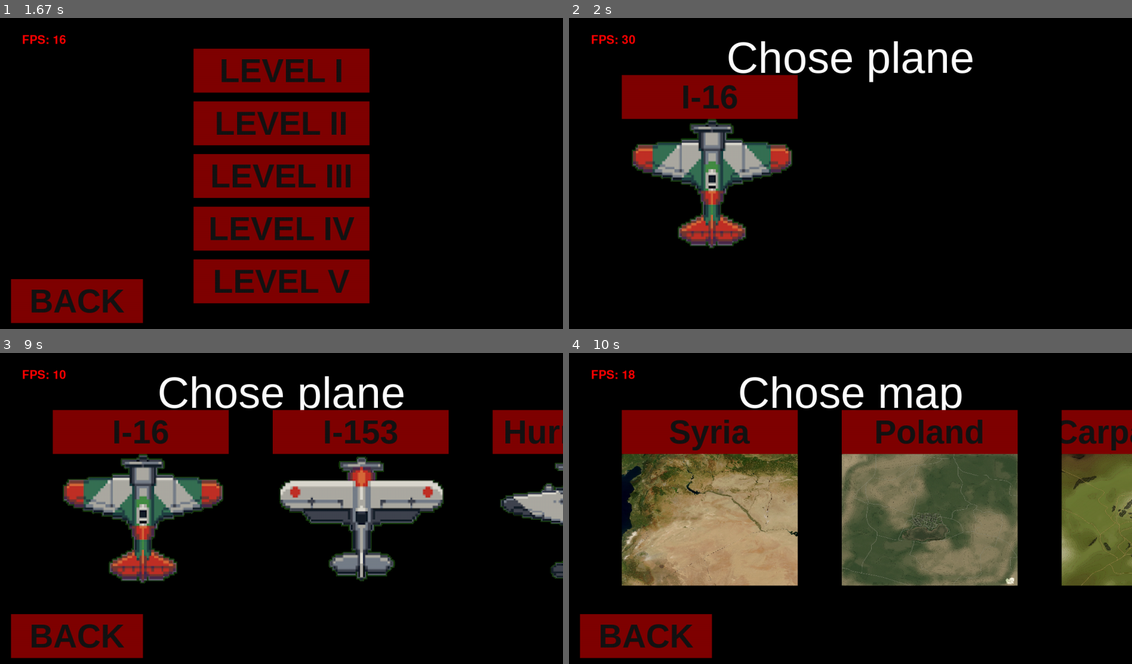
Above: before the commit, frames 1-4 (two rows, left to right).
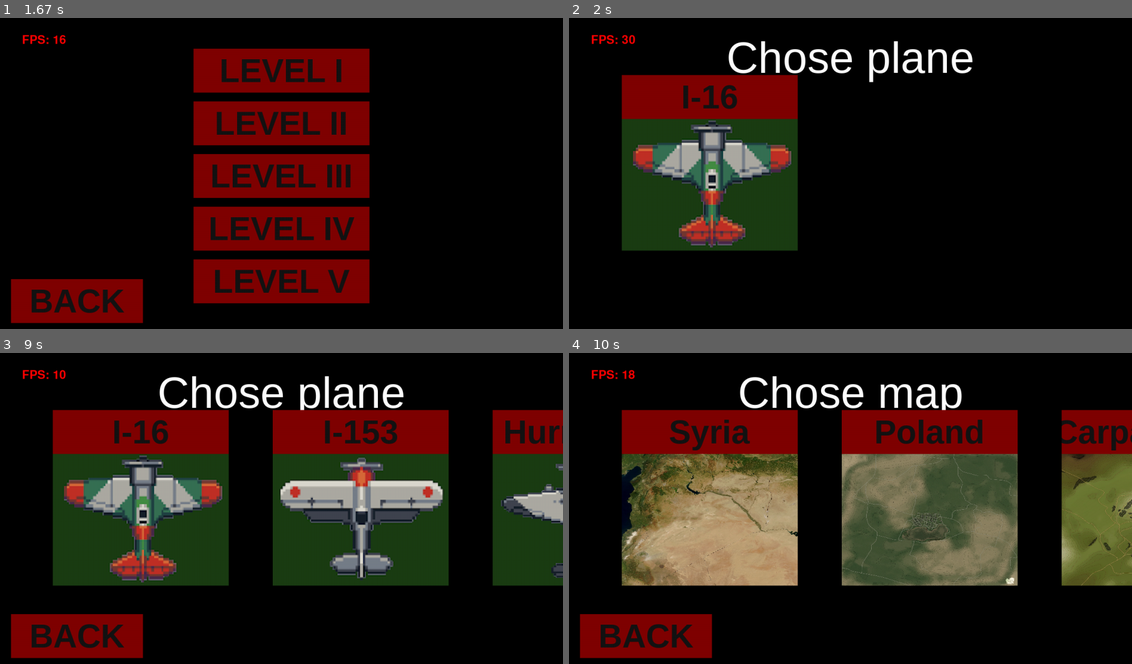
Above: after the commit, the same moments.

Repository: AndyCreator8/pygame_project_1
Game: pygame game, started from another_main.py
Two runs of this game, one before a commit and one after it. Both use one fixed random seed, a clock stepped at 60 frames per second and the inputs below.
Inputs (mouse positions are in pixels of both pictures, inside the frame that each line leads up to):
- Up to frame 1 (1.67 s): press the mouse at (281, 126) at 0.37 s; move the mouse to (287, 198) at 0.47 s; release the mouse at (298, 269) at 0.6 s; press the mouse at (281, 126) at 0.7 s; move the mouse to (180, 195) at 0.8 s; release the mouse at (84, 266) at 0.93 s; press the mouse at (281, 126) at 1.03 s; move the mouse to (225, 126) at 1.13 s; release the mouse at (163, 123) at 1.27 s; press the mouse at (281, 126) at 1.37 s; move the mouse to (354, 92) at 1.47 s; release the mouse at (427, 55) at 1.6 s
- Up to frame 2 (2 s): press the mouse at (647, 301) at 1.7 s; move the mouse to (811, 198) at 1.8 s; release the mouse at (974, 98) at 1.93 s
- Up to frame 3 (9 s): press the mouse at (281, 458) at 2.03 s; move the mouse to (230, 539) at 2.13 s; release the mouse at (180, 623) at 2.27 s; press the mouse at (78, 636) at 7.87 s; move the mouse to (208, 570) at 7.97 s; release the mouse at (332, 508) at 8.1 s; press the mouse at (78, 636) at 8.2 s; move the mouse to (225, 580) at 8.3 s; release the mouse at (371, 527) at 8.43 s; press the mouse at (78, 636) at 8.53 s; move the mouse to (208, 592) at 8.63 s; release the mouse at (337, 548) at 8.77 s; press the mouse at (78, 636) at 8.87 s; move the mouse to (264, 524) at 8.97 s
- Up to frame 4 (10 s): release the mouse at (1025, 412) at 9.1 s; press the mouse at (647, 636) at 9.2 s; move the mouse to (721, 580) at 9.3 s; release the mouse at (799, 527) at 9.43 s; press the mouse at (709, 430) at 9.53 s; move the mouse to (675, 471) at 9.63 s; release the mouse at (642, 511) at 9.77 s; press the mouse at (850, 405) at 9.87 s; move the mouse to (856, 480) at 9.97 s

Frame 1 is identical in both runs. In frame 2, 8.0% of the frame differs, in the area x 9-41%, y 32-75%; in frame 3, 20%, in the area x 9-100%, y 32-75%; in frame 4, less than 0.1%.

Commit message:
Update another_main.py

Diff:
--- a/another_main.py
+++ b/another_main.py
@@ -1,20 +1,3 @@
-import json
-import math
-import os
-import random
-import sys
-from math import sin, cos, acos, degrees, radians
-import pygame
-import screeninfo
-pygame.init()
-map_size = 10000, 10000
-for monitor in screeninfo.get_monitors():
-    screen = pygame.display.set_mode((monitor.width, monitor.height), pygame.FULLSCREEN)
-    break
-size = width, height = screen.get_size()
-center = (width // 2, height // 2)
-font = pygame.font.Font(None, 40)
-in_game = False
 import json
 import math
 import os
@@ -123,6 +106,7 @@
 
     for i in range(plane.bomblimit):
         plane.bombs.append(Bomb())
+
     for i in range(3):
         Target()
     tcr = TargetCross()
@@ -531,7 +515,7 @@
         self.buttonSurface = pygame.Surface((self.bwidth, self.bheight))
         self.buttonRect = pygame.Rect(self.x, self.y, self.bwidth, self.bheight)
         if buttonImg:
-            self.image = scale(load_image(buttonImg, colorkey=-1), self.bwidth, 300)
+            self.image = scale(load_image(buttonImg), self.bwidth, 300)
             self.img_rect = self.image.get_rect()
             self.img_rect.x = self.x
             self.img_rect.y = self.y + self.bheight
@@ -751,7 +735,7 @@
         self.t = 0
         self.clock = pygame.time.Clock()
         self.clock.tick()
-        self.tick = lambda: self.clock.tick(120)
+        self.tick = lambda: self.clock.tick(60)
 
     def update(self, *args):
         self.realv = self.v - plane.vector
@@ -1050,7 +1034,7 @@
         self.t = 0
         self.clock = pygame.time.Clock()
         self.clock.tick()
-        self.tick = lambda: self.clock.tick(120)
+        self.tick = lambda: self.clock.tick(60)
         self.deltat = 0
 
         self.rect = self.image.get_rect()
@@ -1328,7 +1312,7 @@
         angle, range = self.get_angle(self.v.angle)
         if -175 > angle > -195:
             if -150 > angle > -210:
-                if range < 1200:
+                if range < 700:
                     self.shoot()
             if self.animation_sc < 6:
                 self.animation_sc += 1
@@ -1337,7 +1321,7 @@
             if range > 200:
                 if self.rockets and self.launched_rockets < 2 and self.rocketlimit and self.t - self.prev_rocket_t >= 4:
                     self.launched_rockets += 1
-                    Rocket(Vector(15, self.v.angle), self.rect.center, plane, self)
+                    Rocket(Vector(25, self.v.angle), self.rect.center, plane, self)
                     self.rocketlimit -= 1
                     self.prev_rocket_t = self.t
         else:
@@ -1366,8 +1350,8 @@
         if self.bulletlimit > 1 and self.t - self.prev_bullet_t >= 0.1:
             angle_rad = math.radians(-self.v.angle - 90)
             if self.guns == 1:
-                new_x = self.rect.centerx + (math.cos(angle_rad)) - (100 * math.sin(angle_rad))
-                new_y = self.rect.centery + (math.sin(angle_rad)) + (100 * math.cos(angle_rad))
+                new_x = self.rect.centerx + (math.cos(angle_rad)) - (math.sin(angle_rad))
+                new_y = self.rect.centery + (50 * math.sin(angle_rad)) + (50 * math.cos(angle_rad))
                 Bullet(Vector(self.bulletspeed, self.v.angle), (new_x, new_y), self.bltdmg, self.spread)
                 self.bulletlimit -= 1
             else:
@@ -1432,7 +1416,6 @@
             results["Ground targets destroyed"] += 1
             plane.rocketlimit += 5
             plane.bulletlimit += 600
-            plane.health += 20
             self.kill()
         super().update()
 
@@ -1448,7 +1431,7 @@
 
 
 class Radar(pygame.sprite.Sprite):
-    def __init__(self, range=1000, rtspeed=15):
+    def __init__(self, range=1000, rtspeed=12):
         super().__init__(radar, all_sprites)
         self.image = scale(load_image('radar.png', 'data'), 200, 200)
         self.size = self.image.get_size()
@@ -1570,6 +1553,7 @@
             plane.fire()
 
     screen.fill((0, 0, 0))
+
     all_sprites.draw(screen)
     player.draw(screen)
     if paused is False:
@@ -1580,5 +1564,5 @@
         object.update()
     pygame.display.flip()
     if not paused:
-        t += clock.tick(60) / 1000
+        t += clock.tick(30) / 1000
 pygame.quit()
